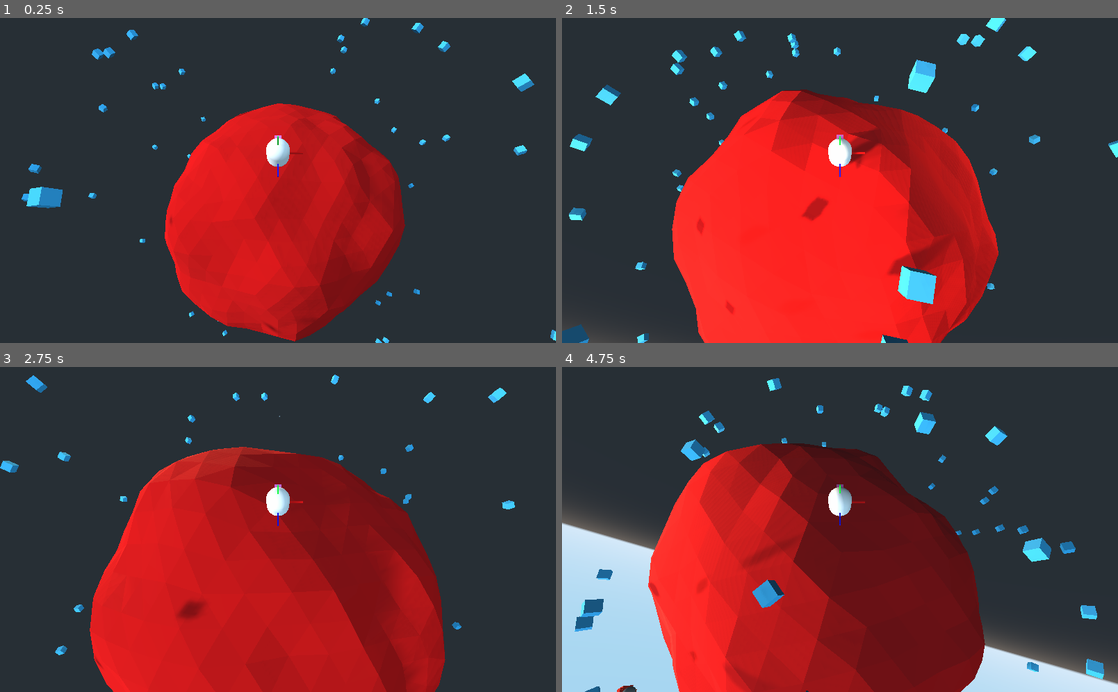
Above: before the commit, frames 1-4 (two rows, left to right).
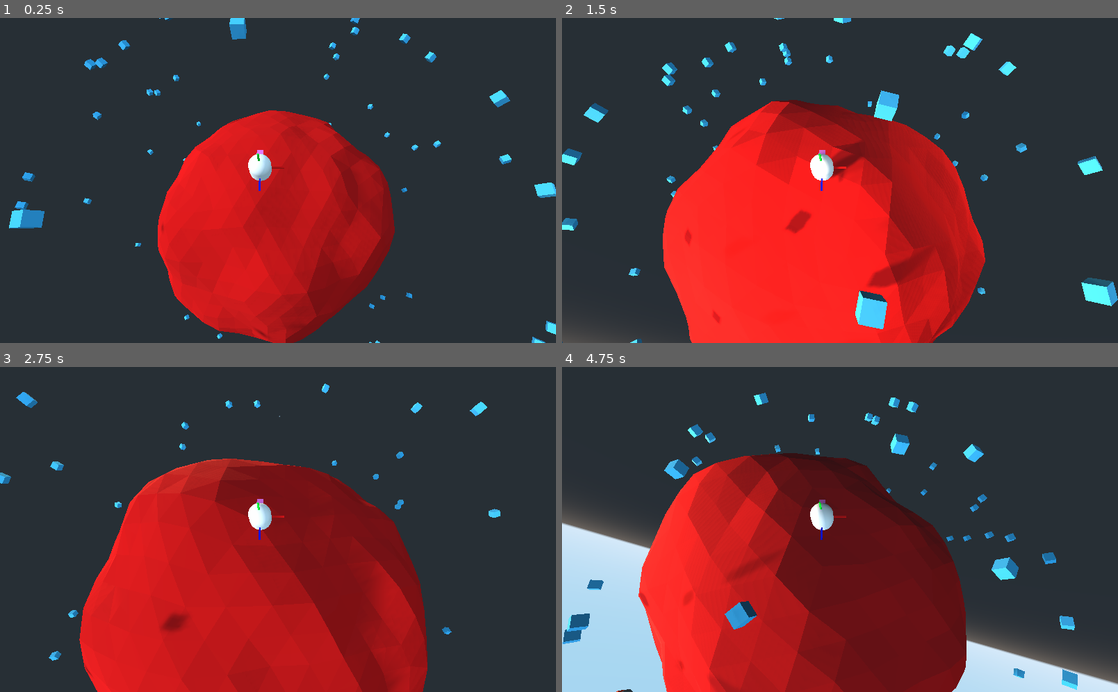
Above: after the commit, the same moments.

Repository: kevinms/godot-wild-jam-23
Game: Godot game, scene res://Game.tscn
Same seed, same stepped clock (60 frames per second), same inputs: the game is played once before the commit and once after it.
Inputs (mouse positions are in pixels of both pictures, inside the frame that each line leads up to):
- Up to frame 1 (0.25 s): no input
- Up to frame 2 (1.5 s): tap Enter (enter) at 0.5, 0.6 s; move the mouse to (867, 180) at 0.52 s; hold W (forward) from 0.53 s (still down); click (867, 180) at 0.67 s; tap Space (jump) at 0.77 s; move the mouse to (812, 180) at 1.27 s; click (812, 180) at 1.35 s
- Up to frame 3 (2.75 s): keep holding W (forward); tap Space (jump) at 1.52 s; move the mouse to (289, 523) at 2.02 s; tap Enter (enter) at 2.1 s
- Up to frame 4 (4.75 s): keep holding W (forward); move the mouse to (834, 536) at 2.77 s; click (834, 536) at 2.85 s; tap Space (jump) at 3.02, 3.77, 4.52 s; move the mouse to (878, 532) at 3.52 s; tap Enter (enter) at 3.6 s; move the mouse to (795, 526) at 4.27 s; click (795, 526) at 4.35 s

The runs differ from the first frame. In frame 1, 8.3% of the frame differs, in the area x 1-100%, y 0-100%; in frame 2, 17%, in the area x 0-100%, y 0-100%; in frame 3, 13%; in frame 4, 16%.

Commit message:
Added a fear factor to humans based on distance to alien and animate an exclamation mark above their heads.

Diff:
--- a/Game.tscn
+++ b/Game.tscn
@@ -55,7 +55,7 @@
 planet_path = NodePath("../Planet")
 
 [node name="CameraRig" type="Position3D" parent="Player"]
-transform = Transform( 1, 0, 0, 0, 1, 2.98023e-08, 0, -2.98023e-08, 1, 0, 0, 3.57628e-07 )
+transform = Transform( 1, 0, 0, 0, 1, 2.98023e-08, 0, -2.98023e-08, 1, 0.681546, 0.417288, -0.414009 )
 script = ExtResource( 1 )
 
 [node name="Camera" type="Camera" parent="Player/CameraRig"]
--- a/Human.gd
+++ b/Human.gd
@@ -14,6 +14,18 @@
 var jumping = false
 
 var fear = 1.0
+var fear_radius = 4
+var mark_radius = 2.5
+
+func set_fear(v: float):
+	var mark_radius = 1.5
+	if fear < mark_radius and v > mark_radius:
+		$ExclamationPlayer.play("Squishy bounce")
+		$ExclamationMark.show()
+	if fear > mark_radius and v < mark_radius:
+		$ExclamationPlayer.stop()
+		$ExclamationMark.hide()
+	fear = v
 
 func _ready():
 	print(alien)
@@ -27,13 +39,14 @@
 
 		# Distance to alien
 		var ray_to_alien = alien.global_transform.origin - global_transform.origin
-		if ray_to_alien.length() < 4:
-			fear = ray_to_alien.length()
+		if ray_to_alien.length() < fear_radius:
+			set_fear(fear_radius / ray_to_alien.length())
 			#var forward = -global_transform.basis.z.normalized()
 			#var new_dir = forward.rotated(global_transform.basis.y, rand_range(0, 2*PI))
 			var new_dir = -ray_to_alien.normalized()
 			global_velocity += new_dir * speed * fear
 		else:
+			set_fear(1.0)
 			# Determine the direction
 			var forward = -global_transform.basis.z.normalized()
 			var new_dir = forward.rotated(global_transform.basis.y, rand_range(0, 2*PI))
--- a/Human.tscn
+++ b/Human.tscn
@@ -1,6 +1,7 @@
-[gd_scene load_steps=5 format=2]
+[gd_scene load_steps=8 format=2]
 
 [ext_resource path="res://Human.gd" type="Script" id=1]
+[ext_resource path="res://assets/exclamation-mark.obj" type="ArrayMesh" id=2]
 
 [sub_resource type="CubeMesh" id=1]
 
@@ -8,6 +9,31 @@
 albedo_color = Color( 0.247059, 0.721569, 0.952941, 1 )
 
 [sub_resource type="BoxShape" id=3]
+
+[sub_resource type="SpatialMaterial" id=4]
+albedo_color = Color( 0.972549, 0.294118, 0.294118, 0.52549 )
+emission_enabled = true
+emission = Color( 0.988235, 0.192157, 0.192157, 1 )
+emission_energy = 1.32
+emission_operator = 0
+emission_on_uv2 = false
+
+[sub_resource type="Animation" id=5]
+resource_name = "Squishy bounce"
+length = 0.5
+loop = true
+tracks/0/type = "value"
+tracks/0/path = NodePath("ExclamationMark:scale")
+tracks/0/interp = 1
+tracks/0/loop_wrap = true
+tracks/0/imported = false
+tracks/0/enabled = true
+tracks/0/keys = {
+"times": PoolRealArray( 0, 0.1 ),
+"transitions": PoolRealArray( 1, 1 ),
+"update": 0,
+"values": [ Vector3( 0.0649664, 0.0423135, 0.0649664 ), Vector3( 0.0851573, 0.0915458, 0.0692231 ) ]
+}
 
 [node name="Human" type="KinematicBody"]
 script = ExtResource( 1 )
@@ -20,3 +46,16 @@
 [node name="CollisionShape" type="CollisionShape" parent="."]
 transform = Transform( 0.2, 0, 0, 0, 0.2, 0, 0, 0, 0.2, 0, 0, 0 )
 shape = SubResource( 3 )
+
+[node name="Position3D" type="Position3D" parent="."]
+
+[node name="MeshInstance" type="MeshInstance" parent="Position3D"]
+
+[node name="ExclamationMark" type="MeshInstance" parent="."]
+transform = Transform( 0.0649664, 0, 0, 0, 0.0423135, 0, 0, 0, 0.0649664, 0, 0.536362, 0 )
+visible = false
+mesh = ExtResource( 2 )
+material/0 = SubResource( 4 )
+
+[node name="ExclamationPlayer" type="AnimationPlayer" parent="."]
+"anims/Squishy bounce" = SubResource( 5 )
Not shown, added: assets/exclamation-mark.mtl
Not shown, added: assets/exclamation-mark.obj
Not shown, added: assets/exclamation-mark.blend
